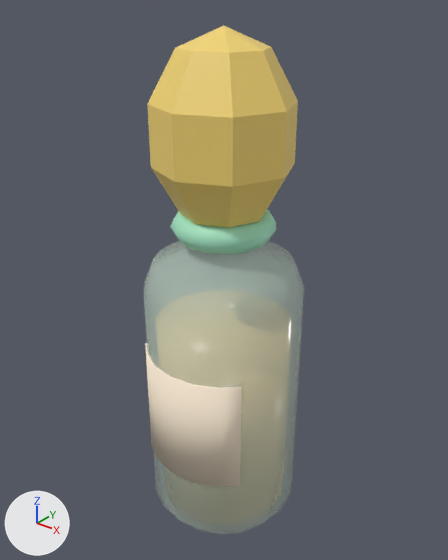
A saved change to the glTF model assets/custom/models/perfume-bottle-tall.glb.
Both versions are drawn from a 50 mm lens placed at (0.1301, -0.1624, 0.2028), pointed at (-0.0015, 0.0022, 0.1008). Arrows for +X, +Y and +Z are at lower left; the lights stay in place. The picture after the commit comes second. Vertices at exactly the same position are counted once.

Objects in the first picture: 'perfume-bottle-tall'.
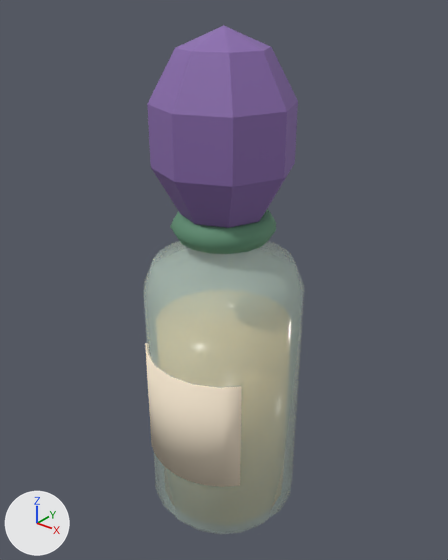
Where the change shows, as pixel boxes (x1, y1, x2, y2) in the pictures (448 x 560 px):
'perfume-bottle-tall', recoloured, surface changed (darker)
    both: (147, 25, 298, 352)
part 1 of me_perfume_bottle_tall, recoloured (darker)
    both: (170, 209, 276, 254)
part 2 of me_perfume_bottle_tall, recoloured (darker)
    both: (147, 25, 298, 228)

The change, as a list of edits to the scene's bpy script:
```text
Change mat_glass:
    remove # nodes: BsdfPrincipled, OutputMaterial
    remove # colours: pale green #ddf5e8
    nodes: BsdfPrincipled, Math, Mix, OutputMaterial, VertexColor
    colours: pale green #ddf5e8, mixed with the vertex colours
Add mat_paint:
    mat_paint = bpy.data.materials.new('paint')
    mat_paint.use_nodes = True; mat_paint.node_tree.nodes.clear()
    _N = mat_paint.node_tree.nodes; _L = mat_paint.node_tree.links
    n0 = _N.new('ShaderNodeBsdfPrincipled'); n0.name = 'Principled BSDF'
    n0.inputs[2].default_value = 0.72  # 'Roughness'
    n1 = _N.new('ShaderNodeOutputMaterial'); n1.name = 'Material Output'
    n2 = _N.new('ShaderNodeVertexColor'); n2.name = 'Color Attribute'
    _L.new(n0.outputs[0], n1.inputs[0])  # 'BSDF' to 'Surface'
    _L.new(n2.outputs[0], n0.inputs[0])  # 'Color' to 'Base Color'
Add mat_paint_gloss:
    mat_paint_gloss = bpy.data.materials.new('paint-gloss')
    mat_paint_gloss.use_nodes = True; mat_paint_gloss.node_tree.nodes.clear()
    _N = mat_paint_gloss.node_tree.nodes; _L = mat_paint_gloss.node_tree.links
    n0 = _N.new('ShaderNodeBsdfPrincipled'); n0.name = 'Principled BSDF'
    n0.inputs[2].default_value = 0.25  # 'Roughness'
    n1 = _N.new('ShaderNodeOutputMaterial'); n1.name = 'Material Output'
    n2 = _N.new('ShaderNodeVertexColor'); n2.name = 'Color Attribute'
    _L.new(n0.outputs[0], n1.inputs[0])  # 'BSDF' to 'Surface'
    _L.new(n2.outputs[0], n0.inputs[0])  # 'Color' to 'Base Color'
Change me_perfume_bottle_tall:
    where me_perfume_bottle_tall.from_pydata(...)  # 330 vertices, 644 faces; spans x -0.03..0.03, y -0.031..0.03, z 0.0..0.19
    used by ob_perfume_bottle_tall; location = (0.0, 0.0, 0.0)
    me_perfume_bottle_tall part 1: 192 faces spanning x -0.019..0.019, y -0.019..0.019, z 0.12..0.128 switch from mat_collar (green #a6e8c6) to mat_paint
    me_perfume_bottle_tall part 2: 64 faces spanning x -0.025..0.025, y -0.025..0.025, z 0.122..0.19 switch from mat_cap (yellow #f6d774) to mat_paint
    remove me_perfume_bottle_tall.materials.append(mat_liquid)  # beige #f3d9a0
    remove me_perfume_bottle_tall.materials.append(mat_label)  # pale yellow #fbebd3
    add me_perfume_bottle_tall.materials.append(mat_paint_gloss)
```
